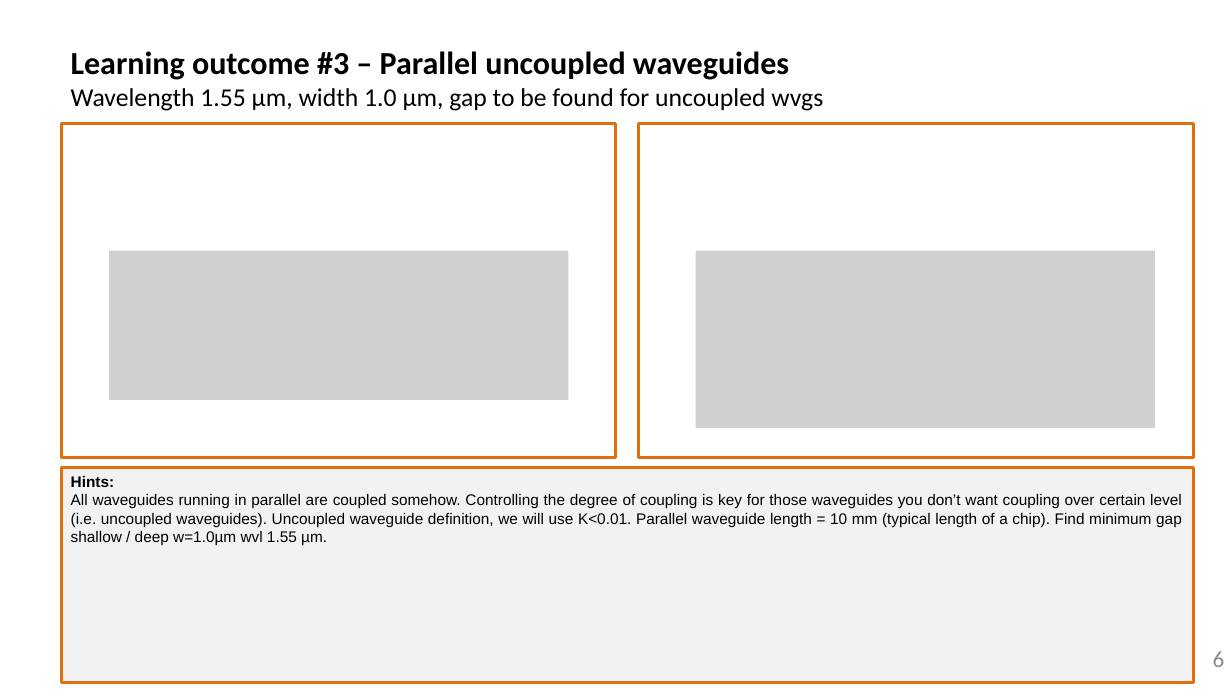
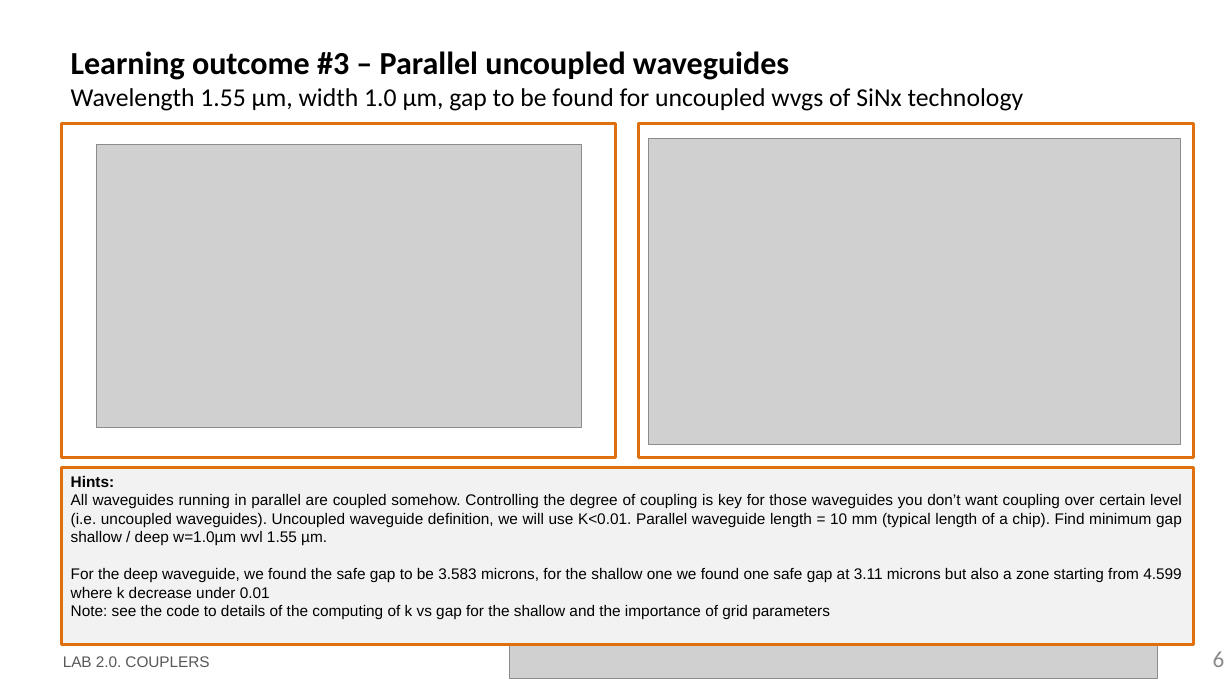
Before and after one commit to DBAEASE/pic-upv-lab2, a slide deck: slide 6 of LabBook_20.pptx. Drawn at 1232x693 pixels with LibreOffice and Linux fonts; fonts in the diff are those of the drawing; grey boxes stand for pictures; background and template pictures are left out. Boxes give left, top, right and bottom in pixels: in the first picture for what was removed or moved away, otherwise in the second. Text is boxed around its words. In the diff, an @@ line names an element or a change of style, - is before the commit and + after.

```diff
--- a/LabBook_20.pptx
+++ b/LabBook_20.pptx
@@ title at (71, 51, 1024, 111): text changed @@
-Learning outcome #3 – Parallel uncoupled waveguides
-Wavelength 1.55 µm, width 1.0 µm, gap to be found for uncoupled wvgs
+Learning outcome #3 – Parallel uncoupled waveguides
+Wavelength 1.55 µm, width 1.0 µm, gap to be found for uncoupled wvgs of SiNx technology
@@ picture added at (96, 144, 581, 428) @@
@@ picture: place and size @@
-picture at (696, 250, 1155, 428)
+picture at (649, 139, 1180, 445)
@@ picture removed at (109, 250, 568, 400) @@
@@ rectangle "Hints:": place and size @@
-rectangle "Hints:" at (62, 468, 1194, 682)
+rectangle "Hints:" at (62, 468, 1194, 645)
@@ text in rectangle at (71, 568, 1181, 620): paragraphs added @@
+For the deep waveguide, we found the safe gap to be 3.583 microns, for the shallow one we found one safe gap at 3.11 microns but also a zone starting from 4.599 where k decrease under 0.01
+Note: see the code to details of the computing of k vs gap for the shallow and the importance of grid parameters
@@ picture added at (510, 642, 1158, 679) @@
```
Also in this commit, not shown: 6 other slides changed, 2 slides added, 2 other files.
